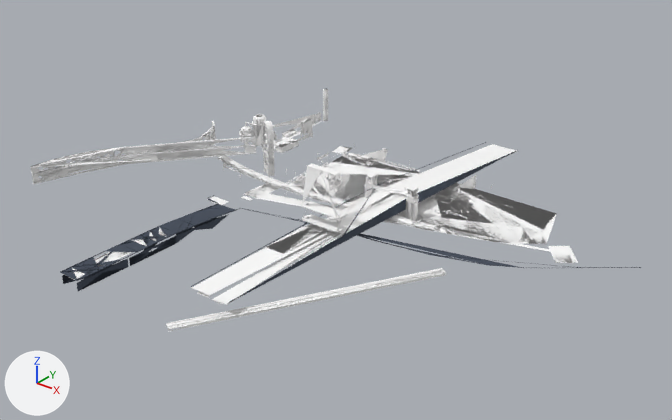
The glTF model models/street_island2_06.glb as it was, and as the next commit left it.
The view is the same before and after, from a 50 mm lens placed at (324.0, -945.0, 401.0), pointed at (-176.0, -321.0, 14.0). Lighting does not change. The marker at lower left points along +X, +Y and +Z. The picture after the commit comes second.

Objects in the first picture: 'seg_1006', 'seg_1007', 'seg_1009', 'seg_1010', 'seg_1013', 'seg_1019', 'seg_379', 'seg_383', 'seg_387', 'seg_433', 'seg_750', 'seg_843', 'seg_849', 'seg_851', 'seg_931', 'seg_957' and 17 more.
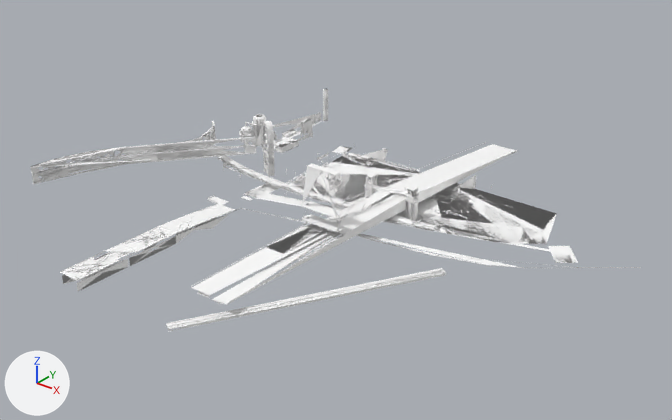
Diff of the bpy script that builds the scene:
```diff
--- a/models/street_island2_06.glb.py
+++ b/models/street_island2_06.glb.py
@@ me_seg_931 @@
 me_seg_931.from_pydata(...)  # 40 vertices, 47 faces; spans x -171.0..-127.0, y -515.0..-50.0, z 0.0..22.0
-me_seg_931.materials.append(mat_dark)  # greyish blue #424b59
+me_seg_931.materials.append(mat_gc_footprint_std_alpha_t_bakegroup_island2_roads0_2x)  # white #ffffff
@@ me_seg_1006 @@
 me_seg_1006.from_pydata(...)  # 14 vertices, 18 faces; spans x -292.9..-269.2, y -392.7..-355.0, z 0.1..3.8
-me_seg_1006.materials.append(mat_dark)  # greyish blue #424b59
+me_seg_1006.materials.append(mat_gc_z1_props_street_alpha_bakegroup_island2_roads0_2x)  # white #ffffff
@@ me_seg_1007 @@
 me_seg_1007.from_pydata(...)  # 19 vertices, 18 faces; spans x -291.1..-271.1, y -439.1..-369.4, z -8.1..3.0
-me_seg_1007.materials.append(mat_dark)  # greyish blue #424b59
+me_seg_1007.materials.append(mat_gc_z1_props_street_alpha_bakegroup_island2_roads0_2x)  # white #ffffff
@@ me_seg_1009 @@
 me_seg_1009.from_pydata(...)  # 26 vertices, 29 faces; spans x -291.1..-271.1, y -550.7..-439.1, z -5.3..3.3
-me_seg_1009.materials.append(mat_dark)  # greyish blue #424b59
+me_seg_1009.materials.append(mat_gc_z1_props_street_alpha_bakegroup_island2_roads0_2x)  # white #ffffff
@@ me_seg_1010 @@
 me_seg_1010.from_pydata(...)  # 20 vertices, 30 faces; spans x -292.9..-269.2, y -439.1..-392.7, z 3.0..6.6
-me_seg_1010.materials.append(mat_dark)  # greyish blue #424b59
+me_seg_1010.materials.append(mat_gc_z1_props_street_alpha_bakegroup_island2_roads0_2x)  # white #ffffff
@@ me_seg_1013 @@
 me_seg_1013.from_pydata(...)  # 22 vertices, 31 faces; spans x -269.0..88.0, y -355.0..-223.0, z 0.0..1.0
-me_seg_1013.materials.append(mat_dark)  # greyish blue #424b59
+me_seg_1013.materials.append(mat_gc_z1_props_street_alpha_bakegroup_island2_roads0_2x)  # white #ffffff
@@ me_seg_1019 @@
 me_seg_1019.from_pydata(...)  # 40 vertices, 70 faces; spans x -292.9..-269.2, y -550.7..-439.1, z 5.8..6.7
-me_seg_1019.materials.append(mat_dark)  # greyish blue #424b59
+me_seg_1019.materials.append(mat_gc_z1_props_street_alpha_bakegroup_island2_roads0_2x)  # white #ffffff
```

Location of each change, [x1, y1, x2, y2] in pixels of the pictures (672 x 420 px):
'seg_931', recoloured: [191, 142, 518, 303] in both
'seg_1019', recoloured (greyish blue to white): [60, 226, 177, 281] in both
'seg_1009', recoloured (lighter): [62, 236, 176, 291] in both
'seg_1013', recoloured: [242, 208, 642, 268] in both
'seg_1010', recoloured (greyish blue to white): [160, 212, 213, 233] in both
'seg_1007', recoloured (lighter): [176, 214, 229, 243] in both
'seg_1006', recoloured (greyish blue to white): [196, 203, 240, 219] in both
